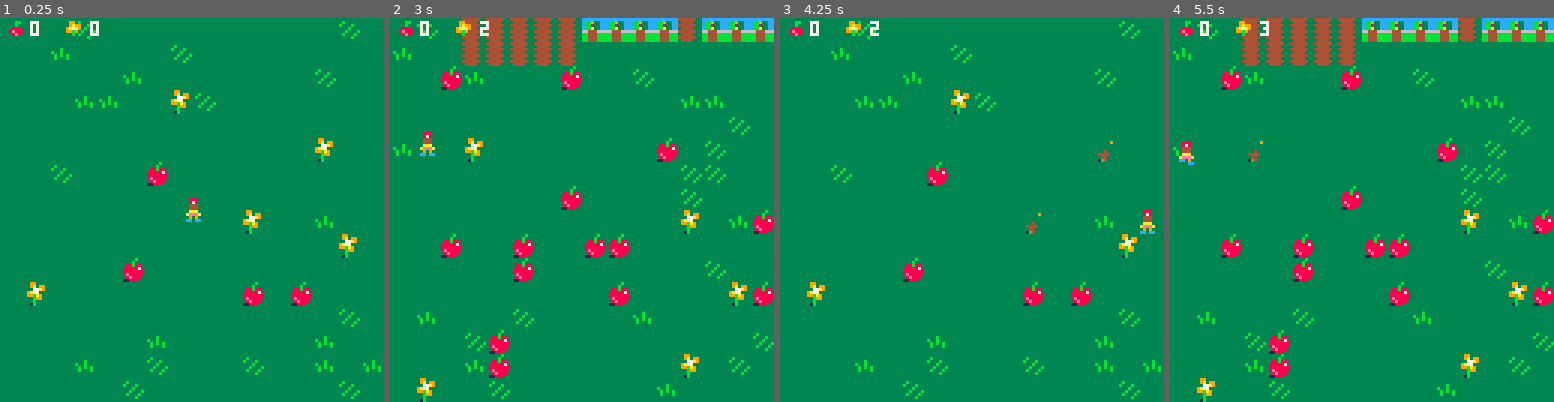
Above: before the commit, frames 1-4 (left to right).
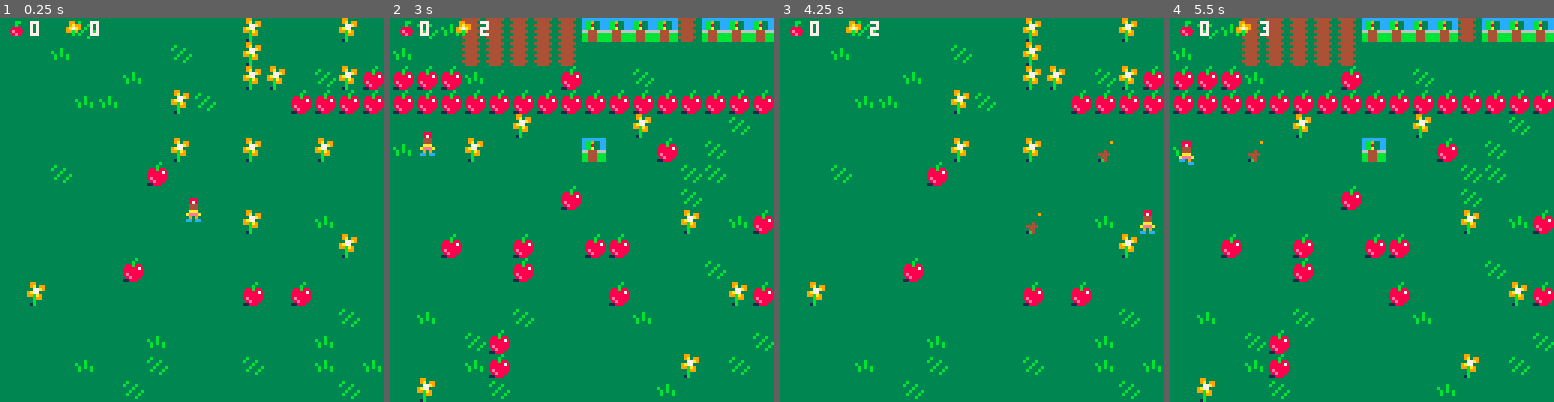
Above: after the commit, the same moments.

Repository: mathyousee/anderkids-first-game
Game: PICO-8 cartridge source/wanderkids.p8
Same seed, same stepped clock (60 frames per second), same inputs: the game is played once before the commit and once after it.
Inputs:
- Up to frame 1 (0.25 s): no input
- Up to frame 2 (3 s): hold Right 1.6-2.1 s; hold Up 2.15-2.42 s; hold Right from 2.47 s (still down)
- Up to frame 3 (4.25 s): release Right at 3.03 s; hold Left 3.08-3.58 s; hold Down 3.63-3.97 s; hold Right from 4.02 s (still down)
- Up to frame 4 (5.5 s): release Right at 4.68 s; hold Up 4.73-5.03 s; hold Left from 5.08 s (still down)

The runs differ from the first frame. In frame 1, 2.4% of the frame differs, in the area x 44-100%, y 0-38%; in frame 2, 4.9%, in the area x 0-100%, y 1-38%; in frame 3, 2.4%; in frame 4, 4.9%.

Commit message:
map updates

Diff:
--- a/source/wanderkids.p8
+++ b/source/wanderkids.p8
@@ -314,23 +314,23 @@
 0000000000000000000000000000000000000000000000000000000000000000000000000000000000000000000000000000000000000000000000000000000000000000000000000000000000000000000000000000000000000000000000000000000000000000000000000000000000000000000000000000000000000000
 0000000000000000000000000000000000000000000000000000000000000000000000000000000000000000000000000000000000000000000000000000000000000000000000000000000000000000000000000000000000000000000000000000000000000000000000000000000000000000000000000000000000000000
 0000000000000000000000000000000000000000000000000000000000000000000000000000000000000000000000000000000000000000000000000000000000000000000000000000000000000000000000000000000000000000000000000000000000000000000000000000000000000000000000000000000000000000
-00000000000000000000000000000000000000000000000000000a0000000e000e0f0e0a000a0f00000a0a00000000001f00000000000000000000000000000000000000000000000000000000000000000000000000000000000000000000000000000000000000000000000000000000000000000000000000000000000000
-0000000000000000000000000000000000000c0c0c00000000000e0000000e000e000000000a0a00000a0a00000000000000000000000000000000000000000000000000000000000000000000000000000000000000000000000000000000000000000000000000000000000000000000000000000000000000000000000000
-000000000000000000000000000000000000000c000f0f0f00000f002a000a000e1a0c00000a0a0a0c0a0a0000000c0c0c00000000000000000000000000000000000000000000000000000000000000000000000000000000000000000000000000000000000000000000000000000000000000000000000000000000000000
-000000000000000000000000000000000000000c000f2b0f00000e0e0a0e0e000f0c0a0c000a000a0a000a0000000c2c0c00000000000000000000000000000000000000000000000000000000000000000000000000000000000000000000000000000000000000000000000000000000000000000000000000000000000000
-00000000000000000000000000000000000c1c0c000f0f0f00000f0f00000e000e000c00000a001b00000a0000000c0c0c00000000000000000000000000000000000000000000000000000000000000000000000000000000000000000000000000000000000000000000000000000000000000000000000000000000000000
-00000000000000000000000000000000000c0a0c0000000f00000f0f0f000a000f000000000a000000000a00000b0f0f0f0b000000000000000000000000000000000000000000000000000000000000000000000000000000000000000000000000000000000000000000000000000000000000000000000000000000000000
-0000000000000000000000000000000000000000000f0f0f00000e0000000e000e0e0e0a000a000000000a00000b0a000d0b000000000000000000000000000000000000000000000000000000000000000000000000000000000000000000000000000000000000000000000000000000000000000000000000000000000000
-000000000000000000000000000000000e0e0e0f0e0e0e0e0e0e0e0e0e0e0f0e0e0b0e1e1e1e1e1e1f1f1f1f1e1f1f1f1f1f0e0000000000000000000000000000000000000000000000000000000000000000000000000000000000000000000000000000000000000000000000000000000000000000000000000000000000
-000000000000000000000000000000000e0e0c0e0e0e0e0f0e0e0e0e0e0e0e0e0c0e0e1e1e1e1e1e0e0e0e0e0e0e0e0e0e0e0e0000000000000000000000000000000000000000000000000000000000000000000000000000000000000000000000000000000000000000000000000000000000000000000000000000000000
-000000000000000000000000000000000e0e0e0e0e0c0e0e0e0e0e0e0e0f0e0e0e0e0a0c0e0e0e0a0e0e0b0e0e0e0e0e0e0a0e0000000000000000000000000000000000000000000000000000000000000000000000000000000000000000000000000000000000000000000000000000000000000000000000000000000000
-000000000000000000000000000000000e0e0e0c0c0e0e0d0b0e0e0e0e0e0e0e0e0e0e0e0e0e0e0e0e0e0e0e0c0c0e0e0e0e0e0000000000000000000000000000000000000000000000000000000000000000000000000000000000000000000000000000000000000000000000000000000000000000000000000000000000
-000000000000000000000000000000000e0e0e0e0e0e0e0e0e0e0e0e0e0e0e0e0e0e0e0e0e0e0e0e0e0e0e0e0e0e0f0e0e0a0e0000000000000000000000000000000000000000000000000000000000000000000000000000000000000000000000000000000000000000000000000000000000000000000000000000000000
-000000000000000000000000000000000e0e0e0e0e0e0e0e0e0e0e0e0e0d0e0e0c0e0e0d0e0e0e0e0e0e0e0a0e0f0e0e0e0a0e0000000000000000000000000000000000000000000000000000000000000000000000000000000000000000000000000000000000000000000000000000000000000000000000000000000000
-000000000000000000000000000000000e0e0f0e0e0e0a0e0e0e0e0e0e0e0e0e0e0e0e0e0e0e0e0e0e0e0e0e0f0b0e0e0e0e0e0000000000000000000000000000000000000000000000000000000000000000000000000000000000000000000000000000000000000000000000000000000000000000000000000000000000
-000000000000000000000000000000000e0e0e0e0e0e0e0e0e0e0e0e0e0e0e0e0e0e0e0e0e0e0e0a0e0e0e0e0f0e0e0e0e0e0e0000000000000000000000000000000000000000000000000000000000000000000000000000000000000000000000000000000000000000000000000000000000000000000000000000000000
-000000000000000000000000000000000e0e0e0e0e0e0e0e0e0e0d0e0e0c0e0e0e0e0e0e0e0e0e0e0e0e0e0e0d0e0c0a0e0e0e0000000000000000000000000000000000000000000000000000000000000000000000000000000000000000000000000000000000000000000000000000000000000000000000000000000000
-000000000000000000000000000000000e0e0e0e0e0e0e0e0e0e0e0e0e0e0d0e0e0e0a0e0e0a0e0e0a0a0e0e0e0e0e0e0a0e0e0000000000000000000000000000000000000000000000000000000000000000000000000000000000000000000000000000000000000000000000000000000000000000000000000000000000
+00000000000000000000000000000000000000000000000000000d0000000d000a0a0a0a000a0a00000a0a00000000001f00000000000000000000000000000000000000000000000000000000000000000000000000000000000000000000000000000000000000000000000000000000000000000000000000000000000000
+0000000000000000000000000000000000000c0c0c00000000000d0000000d000a000000000a0a00000a0a00000000000000000000000000000000000000000000000000000000000000000000000000000000000000000000000000000000000000000000000000000000000000000000000000000000000000000000000000
+000000000000000000000000000000000000000c000f0f0f002d0d002a000d000a1a0a00000a0a0a0c0a0a0000000c0c0c00000000000000000000000000000000000000000000000000000000000000000000000000000000000000000000000000000000000000000000000000000000000000000000000000000000000000
+000000000000000000000000000000000000000c000f2b0f002d0d0a0a0a0d000a0a0a0a000a000a0a000a0000000c2c0c002d2d2d000000000000000000000000000000000000000000000000000000000000000000000000000000000000000000000000000000000000000000000000000000000000000000000000000000
+00000000000000000000000000000000000c1c0c000f0f0f002d0d1f00000d000a000a00000a001b00000a0000000c0c0c00001f1f1f1f1f1f1f00000000000000000000000000000000000000000000000000000000000000000000000000000000000000000000000000000000000000000000000000000000000000000000
+00000000000000000000000000000000000c0a0c0000000f002d0d1f1f000d000a000000000a000000000a00000a0a0a0a0a001f1f1f1f1f1f1f2d000000000000000000000000000000000000000000000000000000000000000000000000000000000000000000000000000000000000000000000000000000000000000000
+0000000000000000000000000000000000000000000f0f0f00000d0000000d000a0a0a0a000a000000000a00000a0a000a0b001f1f1f1f1f1f1f00000000000000000000000000000000000000000000000000000000000000000000000000000000000000000000000000000000000000000000000000000000000000000000
+000000000000000000000000000000000e0e0e0f0e0e0e0e0e0e0d0e0e0e0d0e0e0b0c1e1e1e1e1e1f1f1f1f1e1f1f1f1f1f0e1f1f1f1f1f1f1f00000000000000000000000000000000000000000000000000000000000000000000000000000000000000000000000000000000000000000000000000000000000000000000
+000000000000000000000000000000000e0e0c0e0e0e0e0f0e0e0d0e0e0e0e0e0c0e0e1e1e1e1e1e0e0e0e0e0e0e0e0e0e0e0e1f1f1f1f1f1f1f00000000000000000000000000000000000000000000000000000000000000000000000000000000000000000000000000000000000000000000000000000000000000000000
+000000000000000000000000000000000e0e0e0e0e0c0e0e0e0e0d0d0e0f0d0a0a0a0a0c0e0e0e0a0e0e0b0e0e0e0e0e0e0a0e1f1f1f1f1f1f1f00000000000000000000000000000000000000000000000000000000000000000000000000000000000000000000000000000000000000000000000000000000000000000000
+000000000000000000000000000000000e0e0e0c0c0e0e0d0b0e0e0e0a0a0a0a0a0a0a0a0a0a0a0a0a0a0a0a0a0a0a0a0a0a0a1f1f1f1f1f1f1f00000000000000000000000000000000000000000000000000000000000000000000000000000000000000000000000000000000000000000000000000000000000000000000
+000000000000000000000000000000000e0e0e0e0e0e0e0e0e0e0e0e0e0e0e0e0e0e0e0e0e0d0e0e0e0e0d0e0e0e0f0e0e0a0e1f1f1f1f1f1f1f2d000000000000000000000000000000000000000000000000000000000000000000000000000000000000000000000000000000000000000000000000000000000000000000
+000000000000000000000000000000000e0e0e0e0e0e0e0d0e0e0d0e0e0d0e0e0c0e0e0d0e0e0e0e1f0e0e0a0e0f0e0e0e0a0e1f1f1f1f1f1f1f2d000000000000000000000000000000000000000000000000000000000000000000000000000000000000000000000000000000000000000000000000000000000000000000
+000000000000000000000000000000000e0e0f0e0e0e0a0e0e0e0e0e0e0e0e0e0e0e0e0e0e0e0e0e0e0e0e0e0f0b0e0e0e0e0e1f1f1f1f1f1f1f2d000000000000000000000000000000000000000000000000000000000000000000000000000000000000000000000000000000000000000000000000000000000000000000
+000000000000000000000000000000000e0e0e0e0e0e0e0e0e0e0e0e0e0e0e0e0e0e0e0e0e0e0e0a0e0e0e0e0f0e0e0e0e0e0e1f1f1f1f1f1f1f2d2d0000000000000000000000000000000000000000000000000000000000000000000000000000000000000000000000000000000000000000000000000000000000000000
+000000000000000000000000000000000e0e0e0e0e0e0e0e0e0e0d0e0e0c0e0e0e0e0e0e0e0e0e0e0e0e0e0e0d0e0c0a0e0e0e1f1f1f1f1f1f1f2d2d0000000000000000000000000000000000000000000000000000000000000000000000000000000000000000000000000000000000000000000000000000000000000000
+000000000000000000000000000000000e0e0e0e0e0e0e0e0e0e0e0e0e0e0d0e0e0e0a0e0e0a0e0e0a0a0e0e0e0e0e0e0a0e0e1f1f1f1f1f1f1f2d2d0000000000000000000000000000000000000000000000000000000000000000000000000000000000000000000000000000000000000000000000000000000000000000
 000000000000000000000000000000000e0e0e0e0e0a0e0e0e0e0e0e0e0e0e0e0e0e0e0e0e0a0e0e0e0e0e0e0e0f0e0e0e0e0e0000000000000000000000000000000000000000000000000000000000000000000000000000000000000000000000000000000000000000000000000000000000000000000000000000000000
 000000000000000000000000000000000e0d0e0e0e0e0e0e0e0e0a0e0a0e0e0e0e0e0e0e0e0e0e0e0e0a0e0e0e0e0d0a0e0e0e0000000000000000000000000000000000000000000000000000000000000000000000000000000000000000000000000000000000000000000000000000000000000000000000000000000000
 000000000000000000000000000000000e0e0e0e0e0e0e0e0e0e0e0e0e0e0b0e0e0c0e0e0e0f0e0e0e0e0c0e0e0e0e0e0a0e0e0000000000000000000000000000000000000000000000000000000000000000000000000000000000000000000000000000000000000000000000000000000000000000000000000000000000
